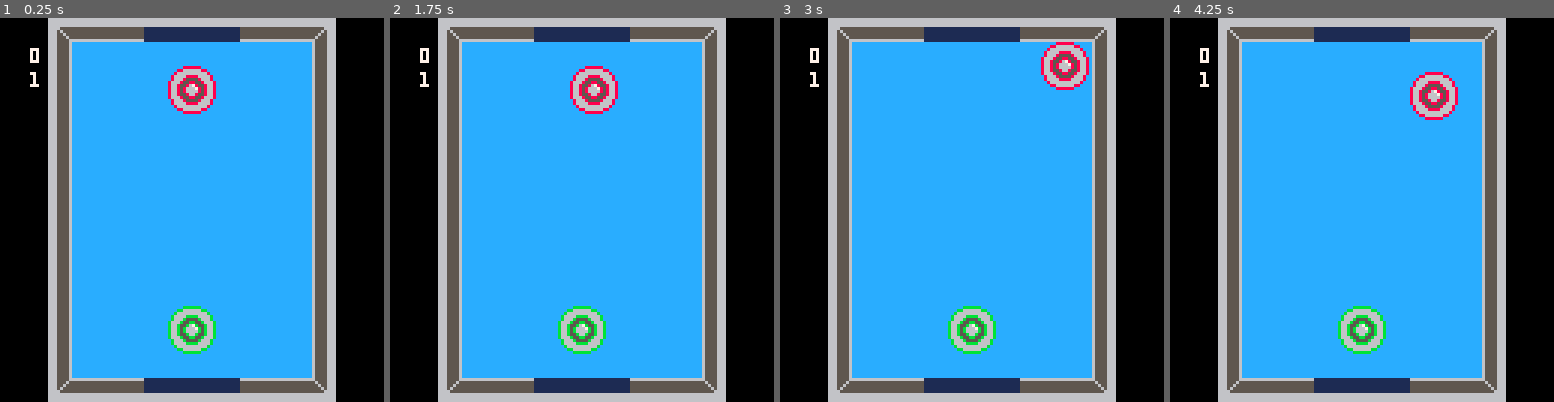
Above: before the commit, frames 1-4 (left to right).
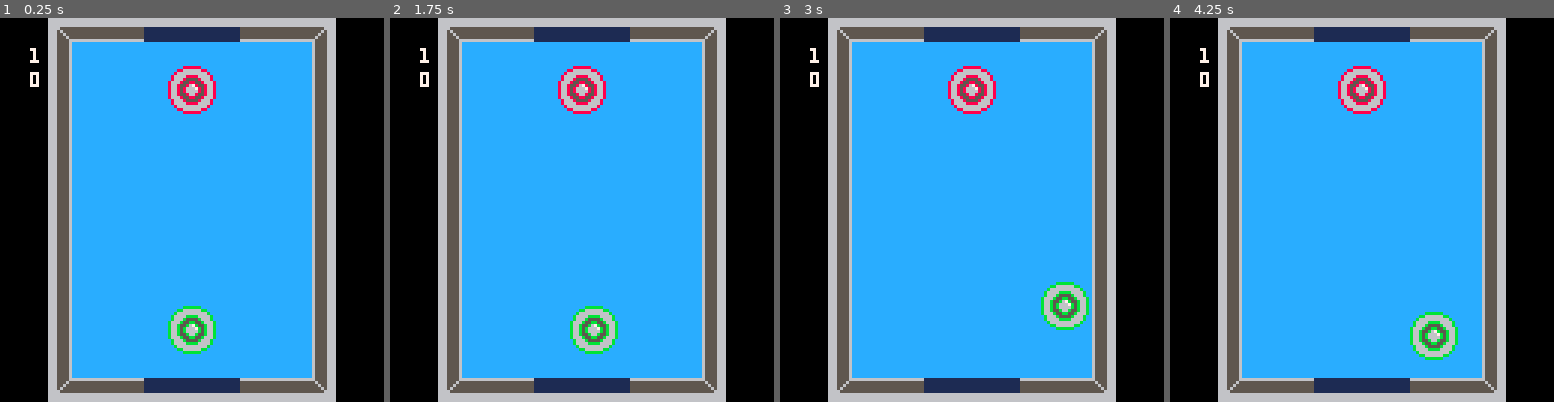
Above: after the commit, the same moments.

Repository: robotspacefish/air-hockey
Game: PICO-8 cartridge airhockey.p8
Same seed, same stepped clock (60 frames per second), same inputs: the game is played once before the commit and once after it.
Inputs:
- Up to frame 1 (0.25 s): no input
- Up to frame 2 (1.75 s): tap X (X key) at 0.33, 1.07 s; tap O (Z key) at 0.7, 1.7 s; hold Right from 1.6 s (still down)
- Up to frame 3 (3 s): tap X (X key) at 1.85, 2.97 s; release Right at 2.1 s; tap O (Z key) at 2.1, 2.5, 2.9 s; hold Up 2.15-2.42 s; hold Right from 2.47 s (still down)
- Up to frame 4 (4.25 s): release Right at 3.03 s; hold Left 3.08-3.58 s; tap O (Z key) at 3.3, 3.7, 4.1 s; hold Down 3.63-3.97 s; hold Right from 4.02 s (still down); tap X (X key) at 4.08 s

The runs differ from the first frame. In frame 1, 0.1% of the frame differs, in the area x 7-11%, y 7-18%; in frame 2, 3.0%; in frame 3, 5.2%, in the area x 7-81%, y 6-88%; in frame 4, 5.2%.

Commit message:
switch player numbers so p2 has arrow controls

Diff:
--- a/airhockey.p8
+++ b/airhockey.p8
@@ -5,8 +5,8 @@
 #include player.p8
 
 function _init()
-  p1 = create_player(0, 8,tile_to_px(7), tile_to_px(2))
-  p2 = create_player(1, 11,tile_to_px(7), tile_to_px(12))
+  p1 = create_player(1, 8,tile_to_px(7), tile_to_px(2))
+  p2 = create_player(0, 11,tile_to_px(7), tile_to_px(12))
 
 end
 
